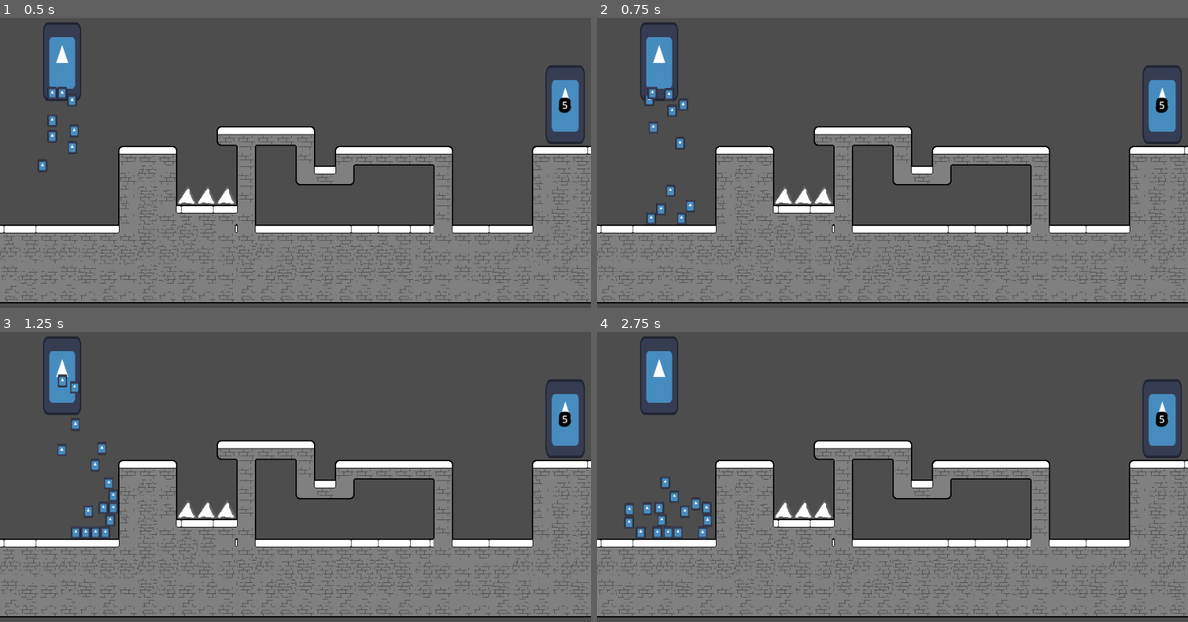
Above: before the commit, frames 1-4 (two rows, left to right).
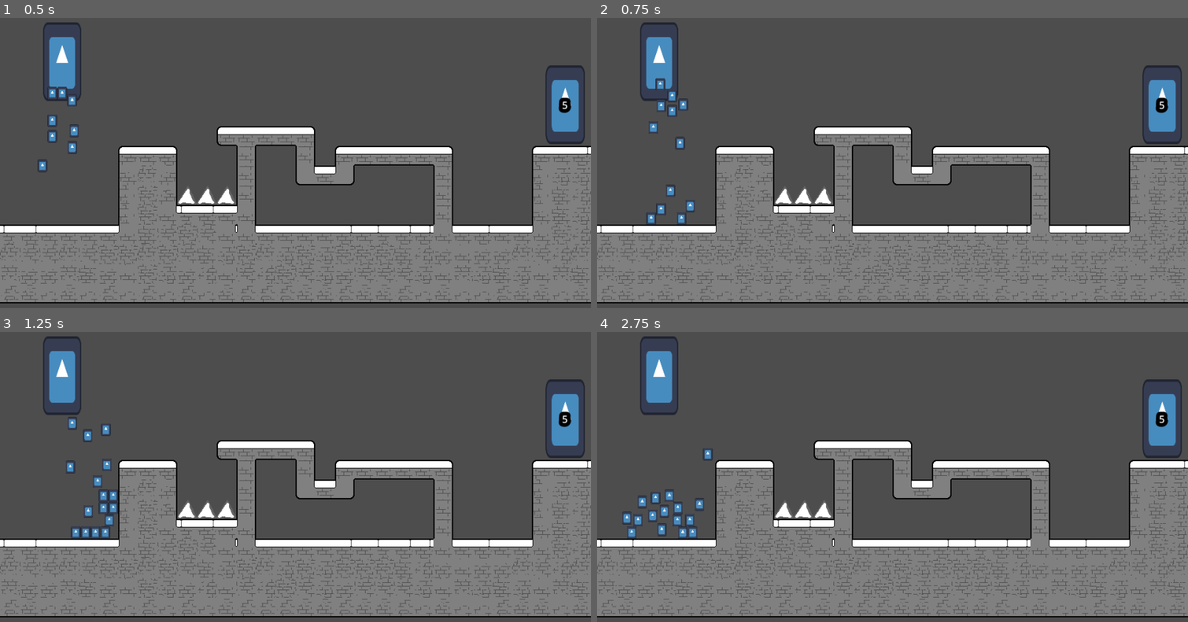
Above: after the commit, the same moments.

Repository: NanoMars/slime-game
Game: Godot game, scene res://levels/example.tscn
The game is run twice, just before and just after one commit, with the same random seed, the same clock (stepped at 60 frames per second) and the same inputs. The engine's default icon, where the game draws it, is replaced by a stand-in: a white triangle on a blue panel in a dark square. Sound files missing from this copy of the repository are replaced by a short silence.
Inputs (mouse positions are in pixels of both pictures, inside the frame that each line leads up to):
- Up to frame 1 (0.5 s): no input
- Up to frame 2 (0.75 s): tap Enter (ui_accept) at 0.5 s; move the mouse to (1022, 136) at 0.52 s; hold D (move_right) from 0.53 s (still down); click (1022, 136) at 0.67 s
- Up to frame 3 (1.25 s): keep holding D (move_right); tap W (jump) at 0.77 s
- Up to frame 4 (2.75 s): move the mouse to (774, 485) at 1.27 s; tap W (jump) at 1.52 s; move the mouse to (951, 395) at 2.02 s; release D (move_right) at 2.03 s; hold A (move_left) from 2.03 s (still down)

Frame 1 is identical in both runs. In frame 2, 0.2% of the frame differs, in the area x 8-14%, y 20-33%; in frame 3, 0.6%; in frame 4, 1.2%, in the area x 4-20%, y 40-72%.

Commit message:
fix collision

Diff:
--- a/tile/tileset.tres
+++ b/tile/tileset.tres
@@ -549,29 +549,35 @@
 0:5/0 = 0
 0:5/0/terrain_set = 0
 0:5/0/terrain = 0
+0:5/0/physics_layer_0/polygon_0/points = PackedVector2Array(-16, -16, 16, -16, 16, 16, -16, 16)
 0:5/0/terrains_peering_bit/right_side = 0
 1:5/0 = 0
 1:5/0/terrain_set = 0
 1:5/0/terrain = 0
+1:5/0/physics_layer_0/polygon_0/points = PackedVector2Array(-16, -16, 16, -16, 16, 16, -16, 16)
 1:5/0/terrains_peering_bit/right_side = 0
 1:5/0/terrains_peering_bit/left_side = 0
 2:5/0 = 0
 2:5/0/terrain_set = 0
 2:5/0/terrain = 0
+2:5/0/physics_layer_0/polygon_0/points = PackedVector2Array(-16, -16, 16, -16, 16, 16, -16, 16)
 2:5/0/terrains_peering_bit/right_side = 0
 2:5/0/terrains_peering_bit/left_side = 0
 3:5/0 = 0
 3:5/0/terrain_set = 0
 3:5/0/terrain = 0
+3:5/0/physics_layer_0/polygon_0/points = PackedVector2Array(-16, -16, 16, -16, 16, 16, -16, 16)
 3:5/0/terrains_peering_bit/right_side = 0
 3:5/0/terrains_peering_bit/left_side = 0
 4:5/0 = 0
 4:5/0/terrain_set = 0
 4:5/0/terrain = 0
+4:5/0/physics_layer_0/polygon_0/points = PackedVector2Array(-16, -16, 16, -16, 16, 16, -16, 16)
 4:5/0/terrains_peering_bit/left_side = 0
 5:5/0 = 0
 5:5/0/terrain_set = 0
 5:5/0/terrain = 0
+5:5/0/physics_layer_0/polygon_0/points = PackedVector2Array(-16, -16, 16, -16, 16, 16, -16, 16)
 
 [sub_resource type="TileSetAtlasSource" id="TileSetAtlasSource_tvfkv"]
 texture = ExtResource("2_wrrm7")
